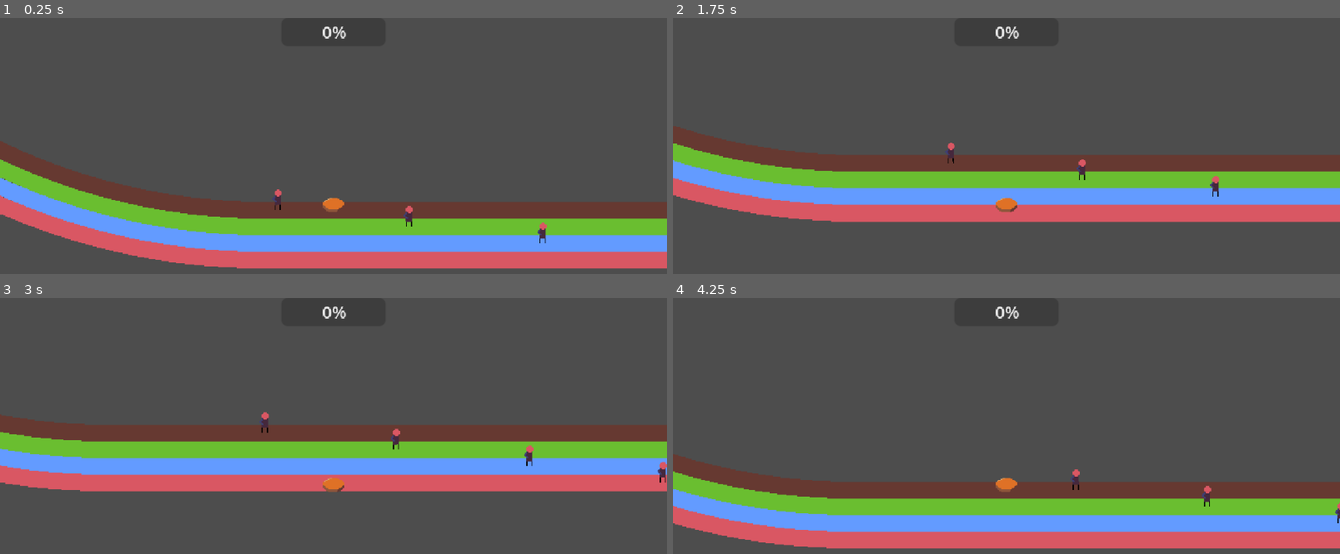
Above: before the commit, frames 1-4 (two rows, left to right).
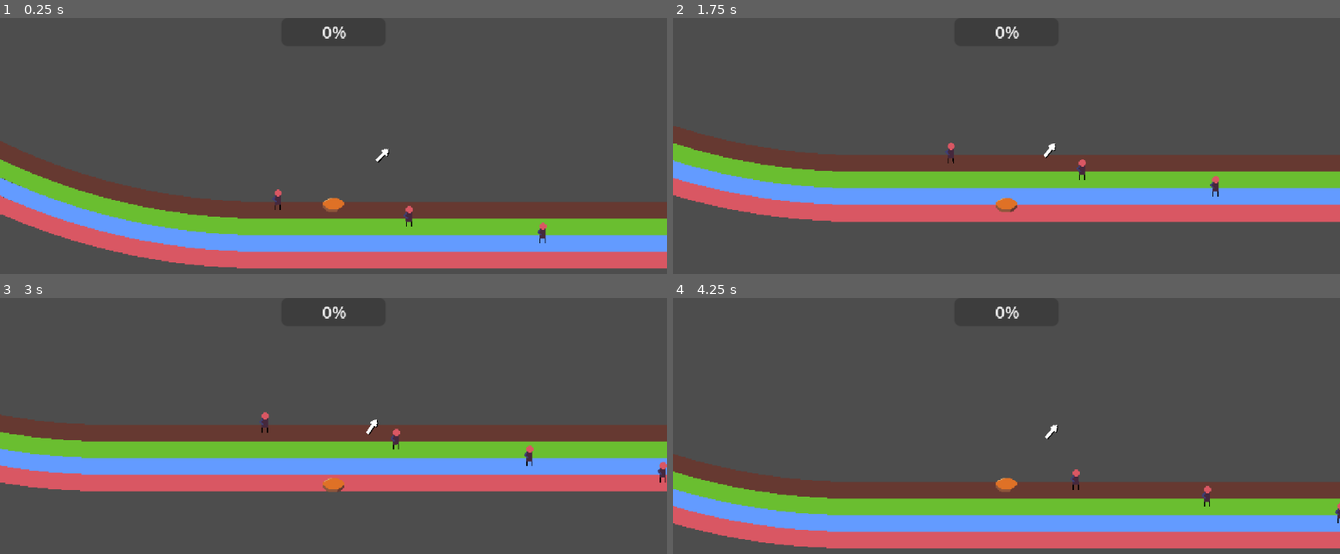
Above: after the commit, the same moments.

Repository: Furfoxsnakes/TrackStar
Game: Godot game, scene res://Nodes/game.tscn
The game is run twice, just before and just after one commit, with the same random seed, the same clock (stepped at 60 frames per second) and the same inputs.
Inputs (mouse positions are in pixels of both pictures, inside the frame that each line leads up to):
- Up to frame 1 (0.25 s): no input
- Up to frame 2 (1.75 s): move the mouse to (1153, 186) at 0.52 s; hold D (move_right) 0.53-1.28 s; click (1153, 186) at 0.67 s; move the mouse to (873, 222) at 1.27 s; hold S (move_down) from 1.28 s (still down)
- Up to frame 3 (3 s): move the mouse to (400, 402) at 2.02 s; release S (move_down) at 2.03 s; hold D (move_right) 2.03-2.78 s; move the mouse to (outside the picture) at 2.77 s; hold W (move_up) from 2.78 s (still down); click (outside the picture) at 2.92 s
- Up to frame 4 (4.25 s): move the mouse to (1206, 541) at 3.52 s; release W (move_up) at 3.53 s; hold A (move_left) from 3.53 s (still down)

The runs differ from the first frame. In frame 1, less than 0.1% of the frame differs, in the area x 56-59%, y 50-57%; in frame 2, less than 0.1%; in frame 3, less than 0.1%, in the area x 54-57%, y 47-54%; in frame 4, less than 0.1%.

Commit message:
Garbage hole and direction arrow

Diff:
--- /dev/null
+++ b/Nodes/Roomba/garbage_hole_direction_arrow.gd
@@ -0,0 +1,30 @@
+class_name GarbageHoleDirectionArrow
+extends Node2D
+
+
+@export var camera: Camera2D
+
+var screen_size: Vector2
+
+
+func _ready() -> void:
+	screen_size = camera.get_viewport().get_visible_rect().size
+
+
+func _process(delta: float) -> void:
+	point_to_garbage_hole(Game.Instance.GarbageHole)
+
+
+func point_to_garbage_hole(garbage_hole: Node2D) -> void:
+
+	# the arrow should move to the edge of the screen close to the garbage hole
+	var direction: Vector2 = get_parent().global_position.direction_to(garbage_hole.global_position)
+	# var direction: Vector2 = garbage_hole.global_position.direction_to(global_position)
+	# var offset = global_position.distance_to(garbage_hole.global_position) / 2
+	var offset = 300
+	var target_position: Vector2 = garbage_hole.global_position + direction * (screen_size.length() / 2 - offset)
+	# position = target_position
+	position.x = clampf(target_position.x, -screen_size.x / 2 + 10, screen_size.x / 2 - 10)
+	position.y = clampf(target_position.y, -screen_size.y / 2 + 10, screen_size.y / 2 - 10)
+
+	look_at(garbage_hole.global_position)
--- /dev/null
+++ b/Nodes/Roomba/garbage_hole_direction_arrow.tscn
@@ -0,0 +1,10 @@
+[gd_scene load_steps=3 format=3 uid="uid://pb5k6xmdhuit"]
+
+[ext_resource type="Script" uid="uid://cnpqknxajiwle" path="res://Nodes/Roomba/garbage_hole_direction_arrow.gd" id="1_bvvgh"]
+[ext_resource type="Texture2D" uid="uid://dxjsqfbryodin" path="res://Assets/Textures/DirectionArrow.png" id="2_i2con"]
+
+[node name="GarbageHoleDirectionArrow" type="Node2D"]
+script = ExtResource("1_bvvgh")
+
+[node name="Sprite2D" type="Sprite2D" parent="."]
+texture = ExtResource("2_i2con")
--- a/Nodes/Roomba/roomba.gd
+++ b/Nodes/Roomba/roomba.gd
@@ -5,10 +5,7 @@
 @export var collision_area:Area2D
 var movement:Vector2 = Vector2.ZERO
 
-var garbage_capacity:int = 100
-
 func _ready() -> void:
-	GameData.Roomba = self
 	collision_area.area_entered.connect(_on_area_entered)
 
 func _process(_delta: float) -> void:
--- a/Nodes/Roomba/roomba.tscn
+++ b/Nodes/Roomba/roomba.tscn
@@ -1,7 +1,8 @@
-[gd_scene load_steps=5 format=3 uid="uid://dxear30ds3sed"]
+[gd_scene load_steps=6 format=3 uid="uid://dxear30ds3sed"]
 
 [ext_resource type="Script" uid="uid://ctm0xkh01ls01" path="res://Nodes/Roomba/roomba.gd" id="1_2wlkw"]
 [ext_resource type="Texture2D" uid="uid://g78evs0wtptf" path="res://Assets/Textures/Roomba.png" id="1_xokpk"]
+[ext_resource type="PackedScene" uid="uid://pb5k6xmdhuit" path="res://Nodes/Roomba/garbage_hole_direction_arrow.tscn" id="3_j4ntv"]
 
 [sub_resource type="CircleShape2D" id="CircleShape2D_2wlkw"]
 
@@ -27,3 +28,6 @@
 
 [node name="CollisionShape2D" type="CollisionShape2D" parent="DetectionArea"]
 shape = SubResource("CircleShape2D_j4ntv")
+
+[node name="GarbageHoleDirectionArrow" parent="." node_paths=PackedStringArray("camera") instance=ExtResource("3_j4ntv")]
+camera = NodePath("../Camera2D")
--- a/Nodes/Runner/runner.gd
+++ b/Nodes/Runner/runner.gd
@@ -37,4 +37,4 @@
 		tripped_timer.start()
 
 func _on_tripped_timer_timeout() -> void:
-	current_speed_multiplier = min_movespeed_multiplier
+	current_speed_multiplier = 1
--- /dev/null
+++ b/Nodes/Track/garbage_hole.gd
@@ -0,0 +1,10 @@
+class_name GarbageHole
+extends Area2D
+
+func _ready() -> void:
+	body_entered.connect(_on_body_entered)
+
+func _on_body_entered(body: Node) -> void:
+	if body is Roomba:
+		GameData.garbage_collected = 0
+		GameEvents.EmitGarbageCollected()
--- /dev/null
+++ b/Nodes/Track/garbage_hole.tscn
@@ -0,0 +1,21 @@
+[gd_scene load_steps=4 format=3 uid="uid://defkbknklnpk5"]
+
+[ext_resource type="Texture2D" uid="uid://bm6titlngt01w" path="res://Assets/Textures/GarbageHoleLarge.png" id="1_ff8fp"]
+[ext_resource type="Script" uid="uid://duk2u0ige11cj" path="res://Nodes/Track/garbage_hole.gd" id="1_psrmh"]
+
+[sub_resource type="CapsuleShape2D" id="CapsuleShape2D_ff8fp"]
+radius = 68.0
+height = 550.0
+
+[node name="GarbageHole" type="Area2D"]
+collision_layer = 8
+collision_mask = 4
+monitorable = false
+script = ExtResource("1_psrmh")
+
+[node name="CollisionShape2D" type="CollisionShape2D" parent="."]
+rotation = -1.5708
+shape = SubResource("CapsuleShape2D_ff8fp")
+
+[node name="Sprite2D" type="Sprite2D" parent="."]
+texture = ExtResource("1_ff8fp")
--- a/Nodes/UI/GameUI.gd
+++ b/Nodes/UI/GameUI.gd
@@ -9,6 +9,7 @@
 	speed_up_button.pressed.connect(_on_speed_up_pressed)
 	slow_down_button.pressed.connect(_on_slow_down_pressed)
 	GameEvents.GarbageCollected.connect(_on_garbage_collected)
+	GameEvents.GarbageDroppedInHole.connect(_on_garbage_collected)
 	_on_garbage_collected()	 # Initialize the progress bar value
 
 func _on_speed_up_pressed() -> void:
@@ -18,4 +19,10 @@
 	GameEvents.EmitSlowDown()
 
 func _on_garbage_collected() -> void:
+	update_garbage_collected_progress_bar()
+
+func _on_garbage_dropped_in_hole() -> void:
+	update_garbage_collected_progress_bar()
+
+func update_garbage_collected_progress_bar() -> void:
 	garbage_collected_progress_bar.value = GameData.garbage_collected / GameData.garbage_capacity
--- a/Nodes/game.gd
+++ b/Nodes/game.gd
@@ -1,2 +1,14 @@
 class_name Game
 extends Node
+
+static var Instance:Game
+
+@export var Roomba:Roomba
+@export var GarbageHole:GarbageHole
+
+func _ready() -> void:
+	if Instance:
+		push_error("Game instance already exists!")
+		return
+	else:
+		Instance = self
--- a/Nodes/game.tscn
+++ b/Nodes/game.tscn
@@ -1,12 +1,15 @@
-[gd_scene load_steps=5 format=3 uid="uid://cnfgo8c70n73m"]
+[gd_scene load_steps=6 format=3 uid="uid://cnfgo8c70n73m"]
 
 [ext_resource type="Script" uid="uid://c08gg3w3l4tq0" path="res://Nodes/game.gd" id="1_bfc22"]
 [ext_resource type="PackedScene" uid="uid://bya7dhoi8qfku" path="res://Nodes/UI/GameUI.tscn" id="2_1sokt"]
 [ext_resource type="PackedScene" uid="uid://bc83u0km2bsro" path="res://Nodes/Track/track.tscn" id="2_s24rg"]
 [ext_resource type="PackedScene" uid="uid://dxear30ds3sed" path="res://Nodes/Roomba/roomba.tscn" id="4_wi60h"]
+[ext_resource type="PackedScene" uid="uid://defkbknklnpk5" path="res://Nodes/Track/garbage_hole.tscn" id="5_y4gxr"]
 
-[node name="Game" type="Node"]
+[node name="Game" type="Node" node_paths=PackedStringArray("Roomba", "GarbageHole")]
 script = ExtResource("1_bfc22")
+Roomba = NodePath("Roomba")
+GarbageHole = NodePath("GarbageHole")
 
 [node name="CanvasLayer" parent="." instance=ExtResource("2_1sokt")]
 
@@ -14,3 +17,5 @@
 
 [node name="Roomba" parent="." instance=ExtResource("4_wi60h")]
 position = Vector2(-572, 579)
+
+[node name="GarbageHole" parent="." instance=ExtResource("5_y4gxr")]
--- a/Nodes/game_data.gd
+++ b/Nodes/game_data.gd
@@ -1,6 +1,6 @@
 extends Node
 
-var Roomba:Roomba
+# var Roomba:Roomba
 
 var garbage_capacity:float = 60
 var garbage_collected:float = 0.0
--- a/Nodes/game_events.gd
+++ b/Nodes/game_events.gd
@@ -3,6 +3,7 @@
 signal SpeedUp()
 signal SlowDown()
 signal GarbageCollected()
+signal GarbageDroppedInHole()
 
 func EmitSpeedUp() -> void:
     emit_signal("SpeedUp")
@@ -12,3 +13,6 @@
 
 func EmitGarbageCollected() -> void:
     emit_signal("GarbageCollected")
+
+func EmitGarbageDroppedInHole() -> void:
+    emit_signal("GarbageDroppedInHole")
--- a/project.godot
+++ b/project.godot
@@ -56,6 +56,7 @@
 2d_physics/layer_1="Runner"
 2d_physics/layer_2="Obstacle"
 2d_physics/layer_3="Roomba"
+2d_physics/layer_4="Garbage Hole"
 
 [rendering]
 
Binary file added: Assets/Textures/DirectionArrow.aseprite
Binary file added: Assets/Textures/DirectionArrow.png
Not shown, added: Assets/Textures/DirectionArrow.png.import
Binary file added: Assets/Textures/GarbageHole.aseprite
Binary file added: Assets/Textures/GarbageHole.png
Not shown, added: Assets/Textures/GarbageHole.png.import
Binary file added: Assets/Textures/GarbageHoleLarge.aseprite
Binary file added: Assets/Textures/GarbageHoleLarge.png
Not shown, added: Assets/Textures/GarbageHoleLarge.png.import
Not shown, added: Nodes/Roomba/garbage_hole_direction_arrow.gd.uid
Not shown, added: Nodes/Track/garbage_hole.gd.uid
